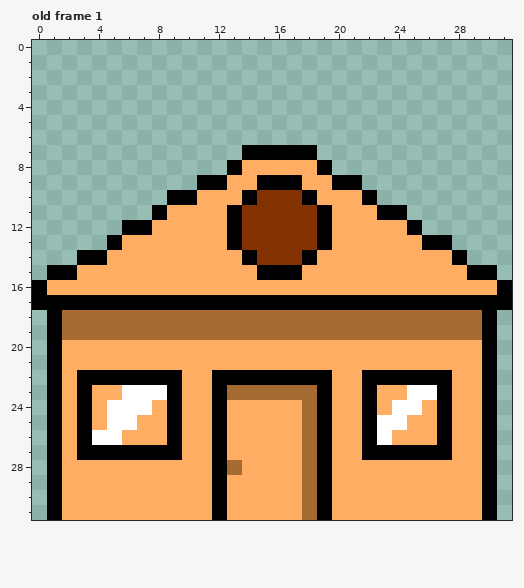
Pixel-art file, stored at src/assets/mairie.aseprite. This is how it looked before the edit.
32x32 pixels, 1 frame. Shown: old frame 1. The commit also changed other frames, which this record leaves out.
The same view after the edit:
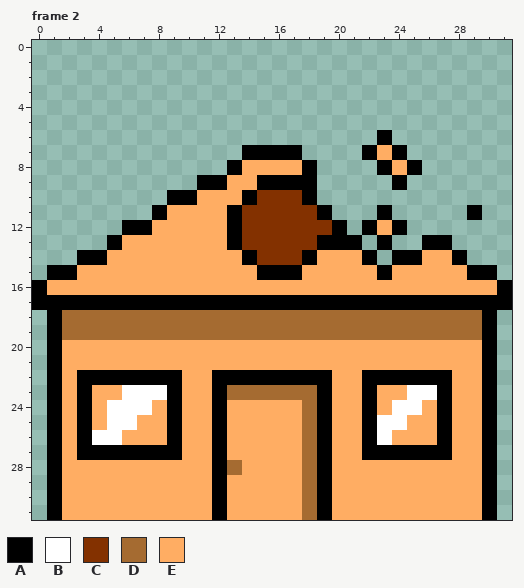
Palette (. is transparent): A #000000  B #ffffff  C #833100  D #a56b31  E #ffad63
A new or re-ordered frame is compared with the old frame closest to it.
The edit:
frames 1 -> 6
--- frame 2 is new; against old frame 1
@@ x 16..31 @@
  5 ................
- 6 ................
- 7 AAA.............
- 8 EEEA............
- 9 AAEEAA..........
-10 CCAEEEA.........
-11 CCCAEEEAA.......
-12 CCCAEEEEEA......
-13 CCCAEEEEEEAA....
-14 CCAEEEEEEEEEA...
-15 AAEEEEEEEEEEEAA.
+ 6 .......A........
+ 7 AA....AEA.......
+ 8 EEA....AEA......
+ 9 AAA.....A.......
+10 CCA.............
+11 CCCA...A.....A..
+12 CCCCA.AEA.......
+13 CCCAAA.A..AA....
+14 CCAEEEA.AAEEA...
+15 AAEEEEEAEEEEEAA.
 16 EEEEEEEEEEEEEEEA
Pixel boxes of the changes (left, top, right, bottom) in both pictures:
changed: (302, 130, 482, 280)
